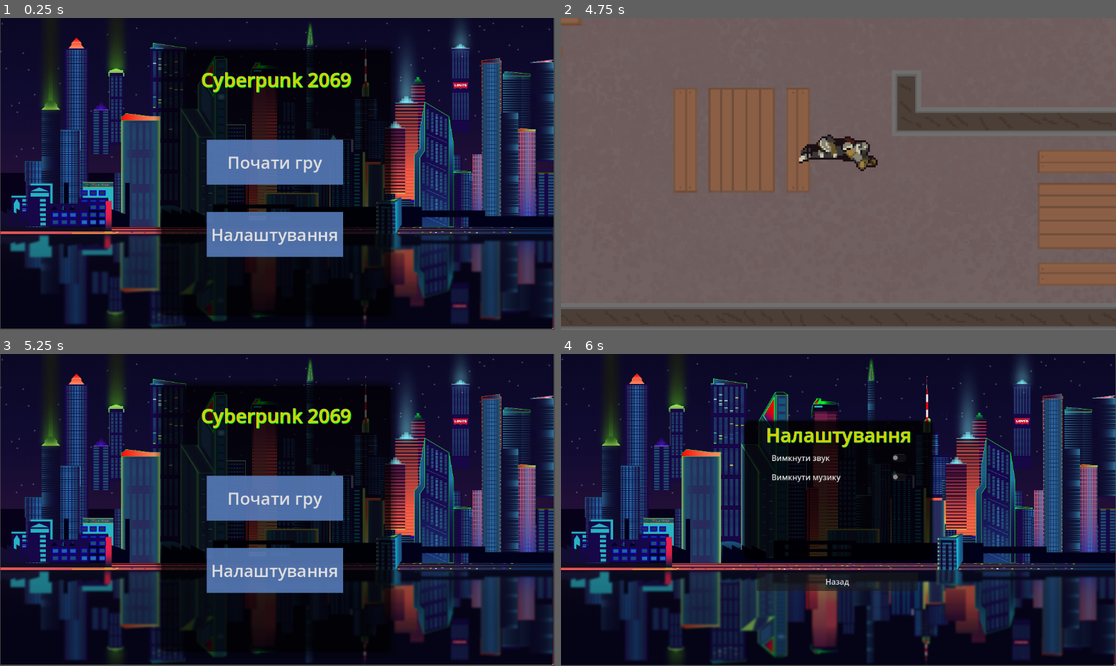
Above: before the commit, frames 1-4 (two rows, left to right).
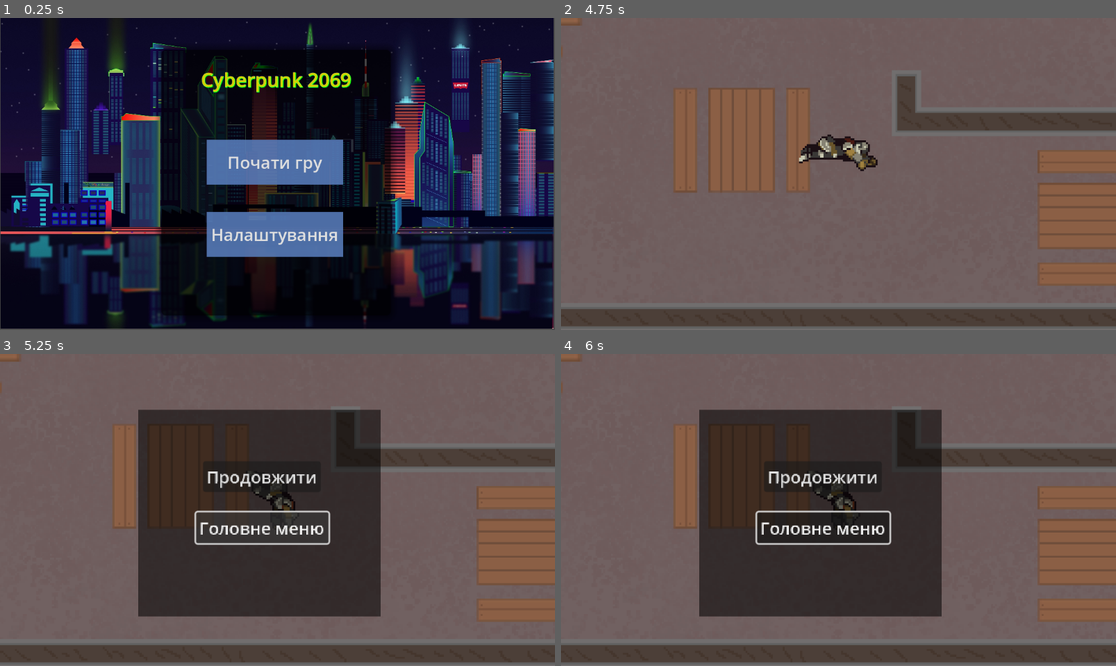
Above: after the commit, the same moments.

Repository: liketaurus/SE-practice-template
Game: Godot game, scene res://Scenes/menu.tscn
Same seed, same stepped clock (60 frames per second), same inputs: the game is played once before the commit and once after it.
Inputs (mouse positions are in pixels of both pictures, inside the frame that each line leads up to):
- Up to frame 1 (0.25 s): no input
- Up to frame 2 (4.75 s): click "Почати гру" at 0.5 s; hold D 1.28-2.03 s; hold Shift 1.28-2.03 s; hold S 2.03-2.78 s; tap Shift at 2.1, 3.6 s; hold D 2.78-3.53 s; hold Shift 2.78-3.53 s; hold W 3.53-4.28 s; hold A from 4.28 s (still down); hold Shift from 4.28 s (still down)
- Up to frame 3 (5.25 s): tap Escape (pause) at 4.9 s; release A at 5 s; release Shift at 5 s; click (260, 528) at 5 s, where only the run before the commit has a clickable "Головне меню"
- Up to frame 4 (6 s): click (838, 569) at 5.75 s, where only the run before the commit has a clickable "Налаштування"

Frames 1-2 are identical in both runs. In frame 3, 99% of the frame differs, in the area x 0-100%, y 0-100%; in frame 4, 98%.

Commit message:
.

Diff:
--- a/src/Cyberpunk2069/Scenes/player.tscn
+++ b/src/Cyberpunk2069/Scenes/player.tscn
@@ -2,7 +2,7 @@
 
 [ext_resource type="Script" path="res://Scripts/player.gd" id="1_nlplg"]
 [ext_resource type="Texture2D" uid="uid://beuri4f2gguh2" path="res://assets/Player.png" id="2_qduuw"]
-[ext_resource type="PackedScene" uid="uid://sg0wev0kari1" path="res://Scenes/Pause.tscn" id="3_qjbvx"]
+[ext_resource type="PackedScene" uid="uid://sg0wev0kari1" path="res://Scenes/pause.tscn" id="3_qjbvx"]
 
 [sub_resource type="CapsuleShape2D" id="CapsuleShape2D_cnkmm"]
 radius = 14.0
--- a/src/Cyberpunk2069/Scripts/pause.gd
+++ b/src/Cyberpunk2069/Scripts/pause.gd
@@ -6,4 +6,5 @@
 	visible = false
 
 func _on_end_pressed():
+	get_tree().paused = false
 	get_tree().change_scene_to_file("res://Scenes/menu.tscn")
--- a/src/Cyberpunk2069/Scripts/player.gd
+++ b/src/Cyberpunk2069/Scripts/player.gd
@@ -26,6 +26,7 @@
 
 	move_and_slide()
 	if Input.is_action_pressed("pause"):
+		get_tree(). paused = true
 		$Pause.visible = true
 
 
